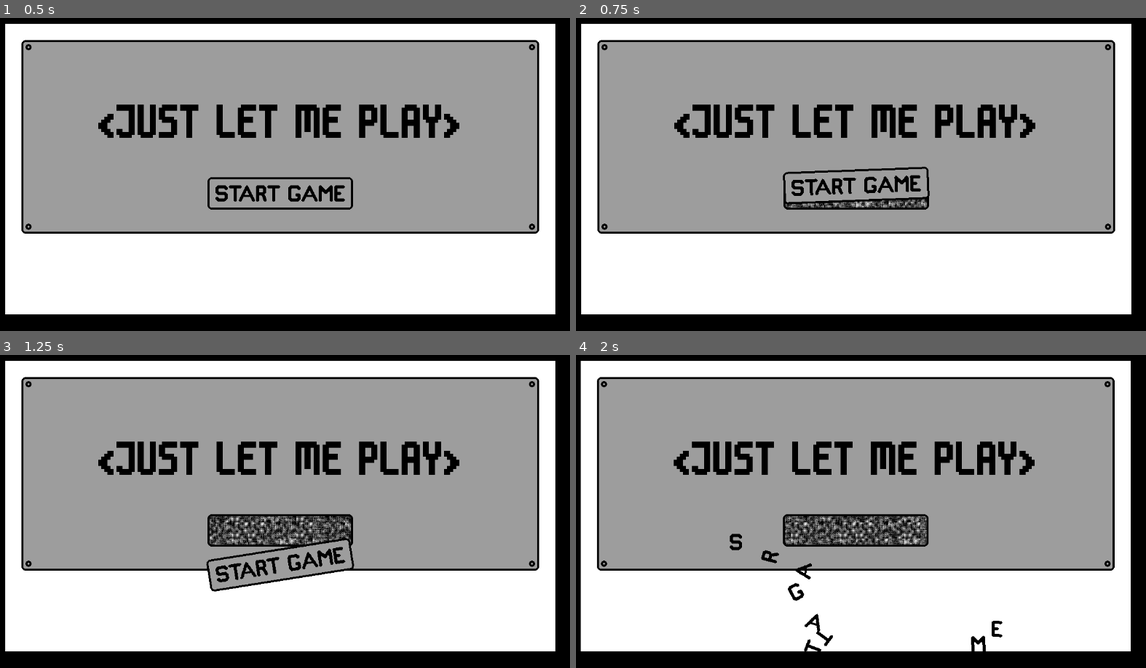
Above: before the commit, frames 1-4 (two rows, left to right).
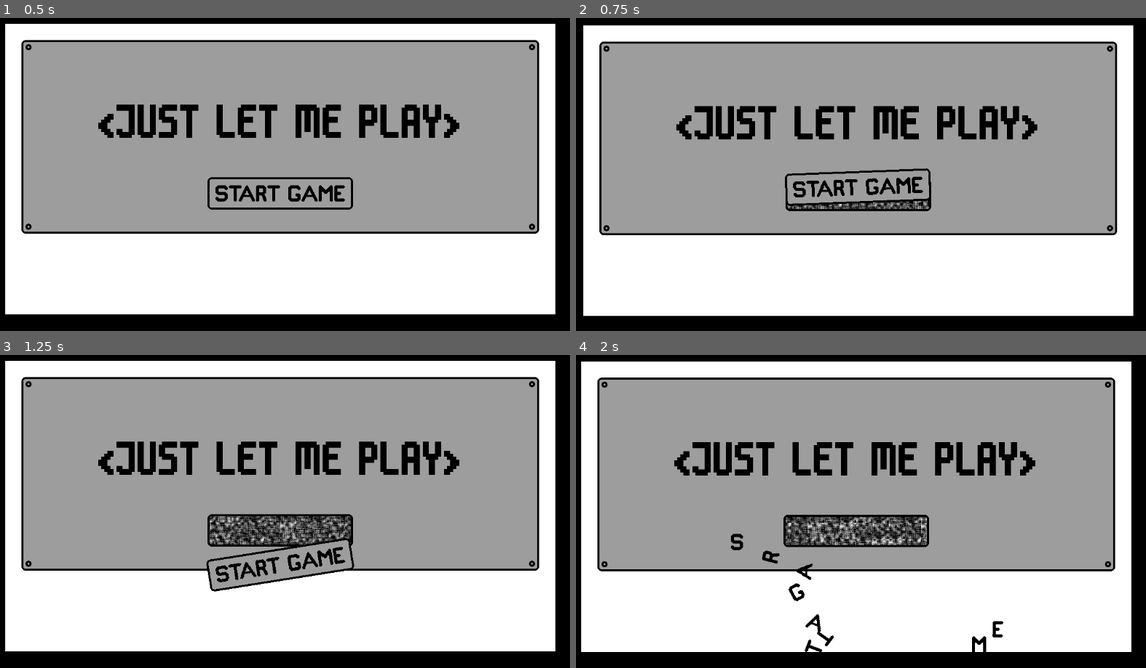
Above: after the commit, the same moments.

Repository: conor-wilson/secret-sapphire
Game: Godot game, scene res://scenes/main.tscn
Same seed, same stepped clock (60 frames per second), same inputs: the game is played once before the commit and once after it.
Inputs (mouse positions are in pixels of both pictures, inside the frame that each line leads up to):
- Up to frame 1 (0.5 s): no input
- Up to frame 2 (0.75 s): tap Enter at 0.5 s; move the mouse to (855, 193) at 0.52 s; click (855, 193) at 0.6 s
- Up to frame 3 (1.25 s): no input
- Up to frame 4 (2 s): move the mouse to (741, 524) at 1.27 s; click (741, 524) at 1.35 s

Frame 1 is identical in both runs. In frame 2, 9.4% of the frame differs, in the area x 0-98%, y 1-96%; in frame 3, 1.4%; in frame 4, 5.0%.

Commit message:
Added screen shake when start-game button pops off screen

Diff:
--- a/let-me-play/scenes/main_menu.gd
+++ b/let-me-play/scenes/main_menu.gd
@@ -6,3 +6,7 @@
 	shake_screen.emit(30.0, 5.0)
 	for letter in $Letters.get_children():
 		letter.spawn()
+
+
+func _on_start_button_click() -> void:
+	shake_screen.emit(10, 5.0)
--- a/let-me-play/scenes/main_menu.tscn
+++ b/let-me-play/scenes/main_menu.tscn
@@ -90,4 +90,5 @@
 rotation = -0.0150613
 letter_type = 6
 
+[connection signal="click" from="StartButton" to="." method="_on_start_button_click"]
 [connection signal="collision" from="StartButton" to="." method="_on_start_button_collision"]
--- a/let-me-play/scenes/start_button.gd
+++ b/let-me-play/scenes/start_button.gd
@@ -1,4 +1,6 @@
 extends RigidBody2D
+
+signal click
 
 signal collision
 
@@ -12,6 +14,7 @@
 
 func _on_input_event(viewport: Node, event: InputEvent, shape_idx: int) -> void:
 	if event.is_pressed() && event.is_action("click") && gravity_scale == 0:
+		click.emit()
 		gravity_scale = 1
 		apply_impulse(Vector2(0,-200), Vector2(randf_range(-25,25),0))
 
